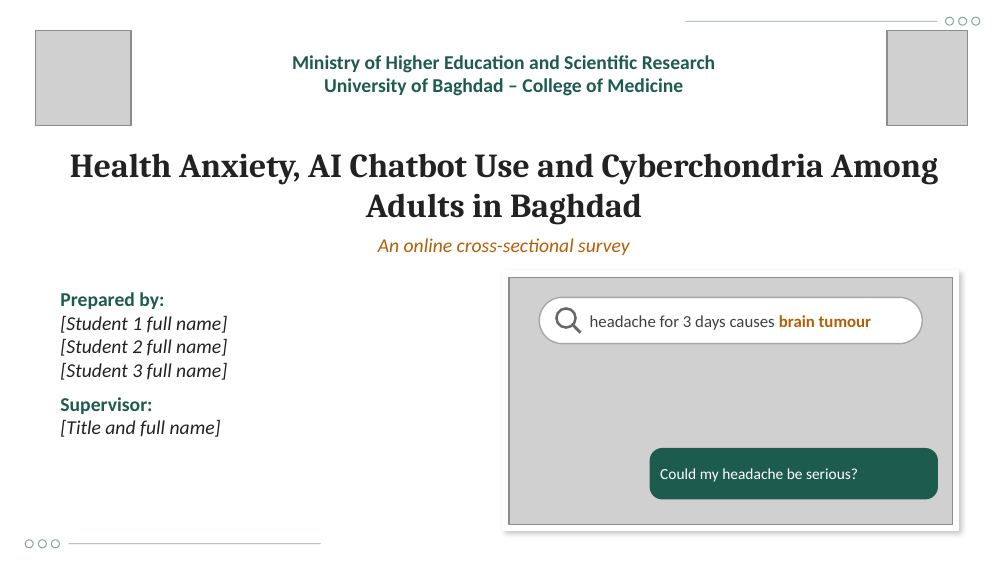
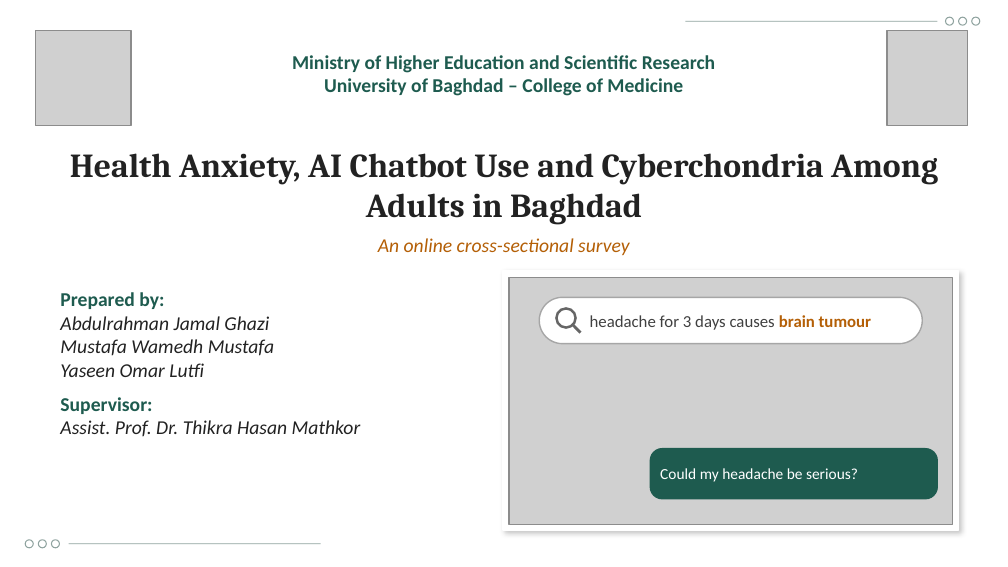
Before and after one commit to Yaseen279/History-Exam, a slide deck: slide 1 of research/output/study/Defence_Presentation_UOBCOM.pptx. Drawn at 1008x567 pixels with LibreOffice and Linux fonts; fonts in the diff are those of the drawing; grey boxes stand for pictures; background and template pictures are left out. Boxes give left, top, right and bottom in pixels: in the first picture for what was removed or moved away, otherwise in the second. Text is boxed around its words. In the diff, an @@ line names an element or a change of style, - is before the commit and + after.

```diff
--- a/research/output/study/Defence_Presentation_UOBCOM.pptx
+++ b/research/output/study/Defence_Presentation_UOBCOM.pptx
@@ text at (60,316,275,377): text changed @@
-[Student 1 full name]
-[Student 2 full name]
-[Student 3 full name]
+Abdulrahman Jamal Ghazi
+Mustafa Wamedh Mustafa
+Yaseen Omar Lutfi
@@ text at (60,420,361,436): text changed @@
-[Title and full name]
+Assist. Prof. Dr. Thikra Hasan Mathkor
```
Also in this commit, not shown: 6 other files.
